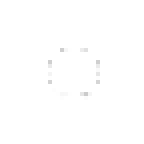
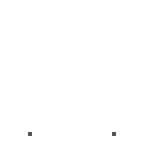
Layers edited between the first and the second 144 x 144 image:
removed layer "Слой 5 копия" over <box>28,48,116,136</box>
added layer "KB_G" above "KB" over <box>28,92,116,136</box>
added layer "VIEW копия" above "VIEW" over <box>48,48,100,84</box>
